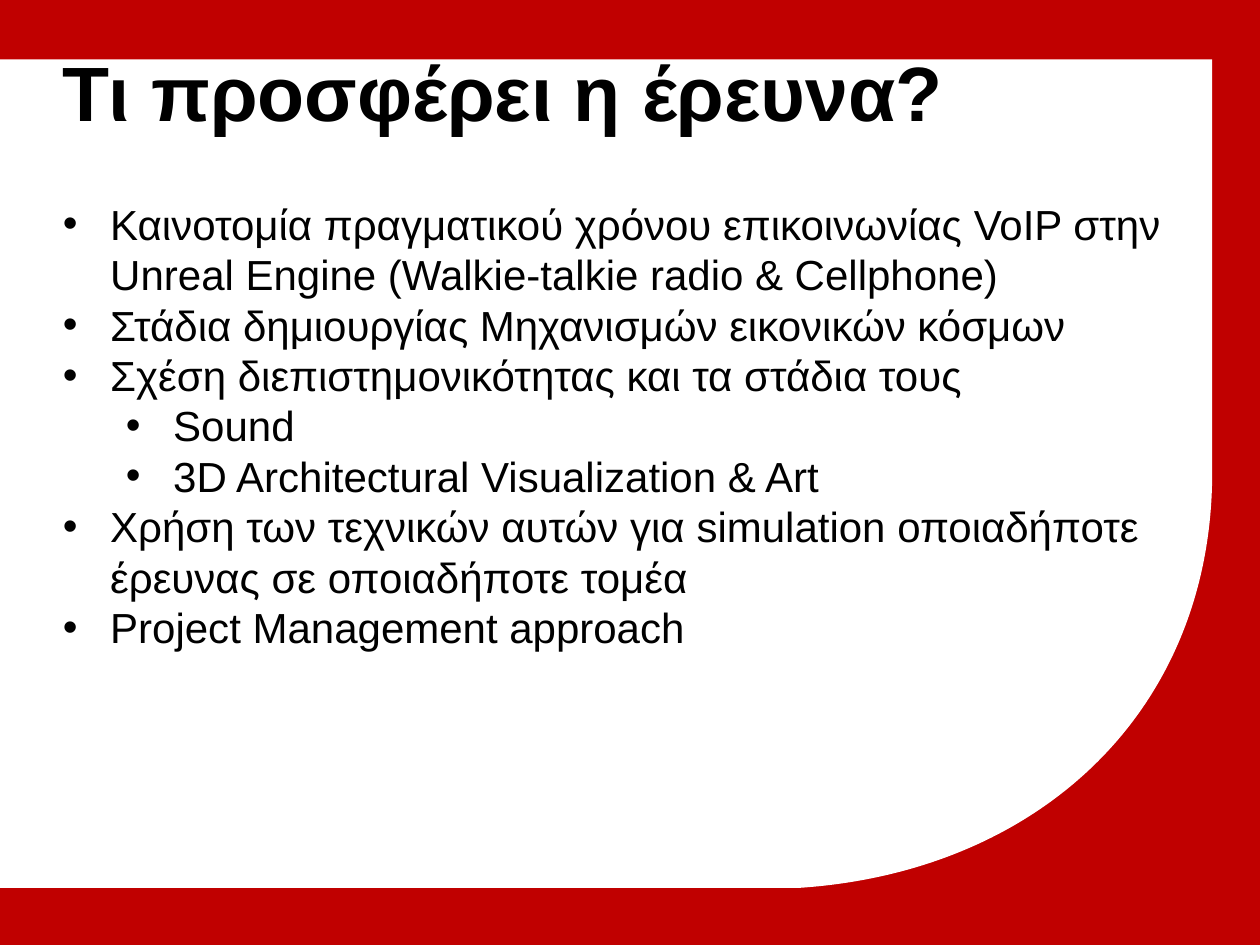
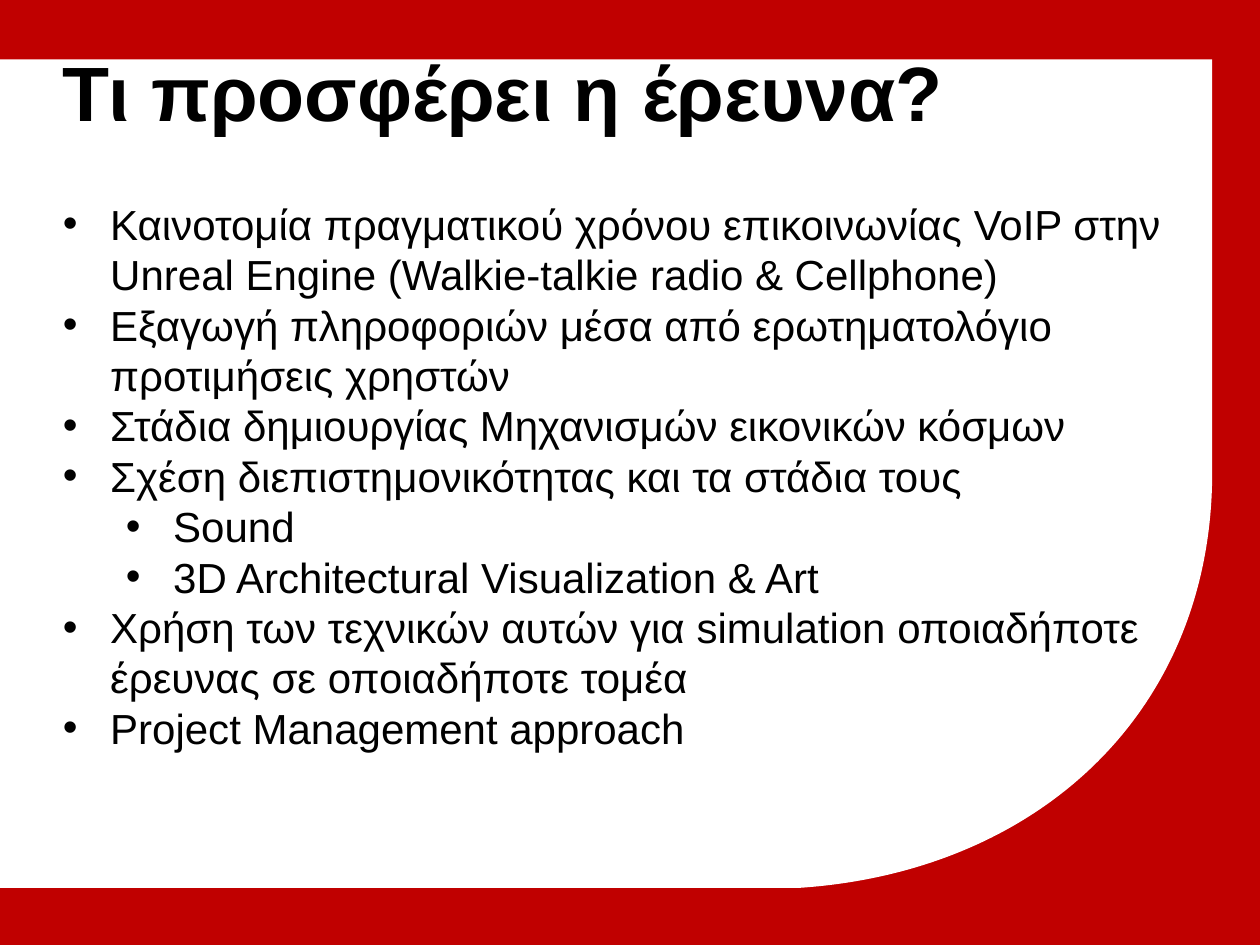
Before and after one commit to michailmarkou1995/BSc-Computer-Science-Projects, a slide deck: slide 12 of MENTAL WEALTH PROFESSIONAL LIFE 3 (PROJECT) (CN6000)/Research_Thesis_Main/Μητροπολιτικό Κολλέγιο_ΣΕΚΦ[Μιχαηλ Μαρκου] Advanced multiplayer game mechanics.pptx. Drawn at 1260x945 pixels with LibreOffice and Linux fonts; fonts in the diff are those of the drawing; background and template pictures are left out. Boxes give left, top, right and bottom in pixels: in the first picture for what was removed or moved away, otherwise in the second. Text is boxed around its words. In the diff, an @@ line names an element or a change of style, - is before the commit and + after.

```diff
--- a/MENTAL WEALTH PROFESSIONAL LIFE 3 (PROJECT) (CN6000)/Research_Thesis_Main/Μητροπολιτικό Κολλέγιο_ΣΕΚΦ[Μιχαηλ Μαρκου] Advanced multiplayer game mechanics.pptx
+++ b/MENTAL WEALTH PROFESSIONAL LIFE 3 (PROJECT) (CN6000)/Research_Thesis_Main/Μητροπολιτικό Κολλέγιο_ΣΕΚΦ[Μιχαηλ Μαρκου] Advanced multiplayer game mechanics.pptx
@@ text at (110, 309, 1052, 399): paragraph added @@
+• Εξαγωγή πληροφοριών μέσα από ερωτηματολόγιο προτιμήσεις χρηστών
```
Also in this commit, not shown: 1 other slide changed.
